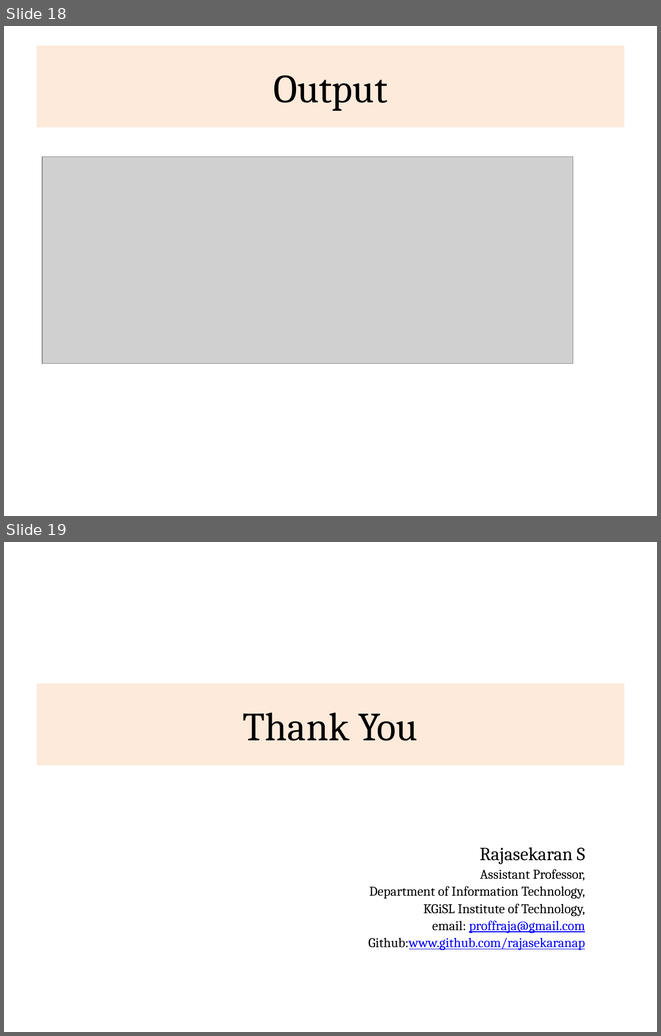
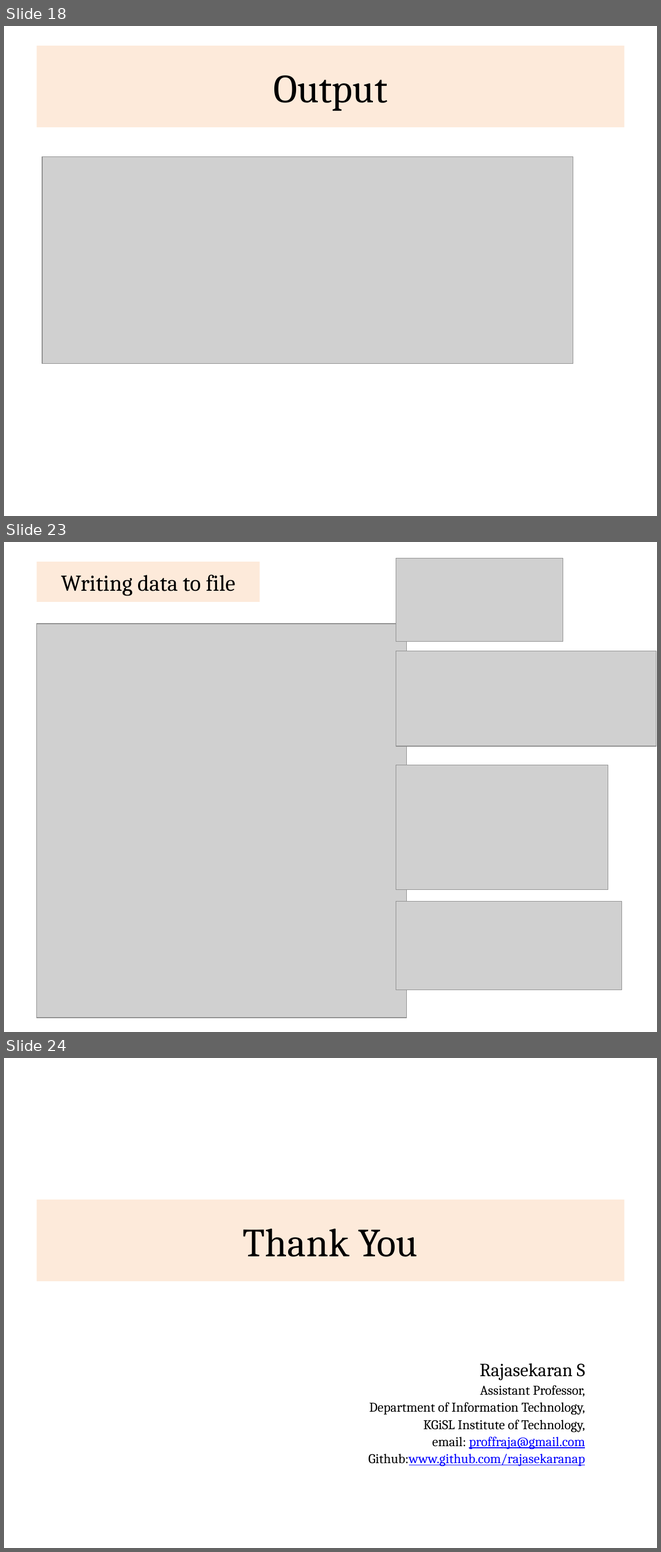
Before and after one commit to rajasekaran36/CS8392-OOPS, a slide deck: Slides/Unit 3/CS8392-U3-Input-and-Output.pptx. Shown one above the other, each under a label of ours: slides 18 and 19 before the commit, slides 18, 23 and 24 after it; the slides between them are not shown. The pictures are 661x1036 and 661x1552 pixels, drawn with LibreOffice and Linux fonts; fonts in the diff are those of the drawing; grey boxes stand for pictures. Boxes give left, top, right and bottom in pixels: in the first picture for what was removed or moved away, otherwise in the second. Text is boxed around its words. In the diff, an @@ line names an element or a change of style, - is before the commit and + after.

```diff
--- a/Slides/Unit 3/CS8392-U3-Input-and-Output.pptx
+++ b/Slides/Unit 3/CS8392-U3-Input-and-Output.pptx
@@ slide 23 added at (x1=4, y1=542, x2=657, y2=1032), background #FFFFFF @@
@@ title added at (x1=37, y1=562, x2=260, y2=602), fill #FDEADA, 25 pt, text #000000 @@
+Writing data to file
@@ picture added at (x1=396, y1=558, x2=563, y2=641) @@
@@ picture added at (x1=37, y1=624, x2=407, y2=1017) @@
@@ picture added at (x1=396, y1=651, x2=656, y2=747) @@
@@ picture added at (x1=396, y1=765, x2=608, y2=890) @@
@@ picture added at (x1=396, y1=901, x2=621, y2=989) @@
@@ what was slide 19 is now slide 24 @@
```
Also in this commit, not shown: 4 other slides added, 37 other files.
